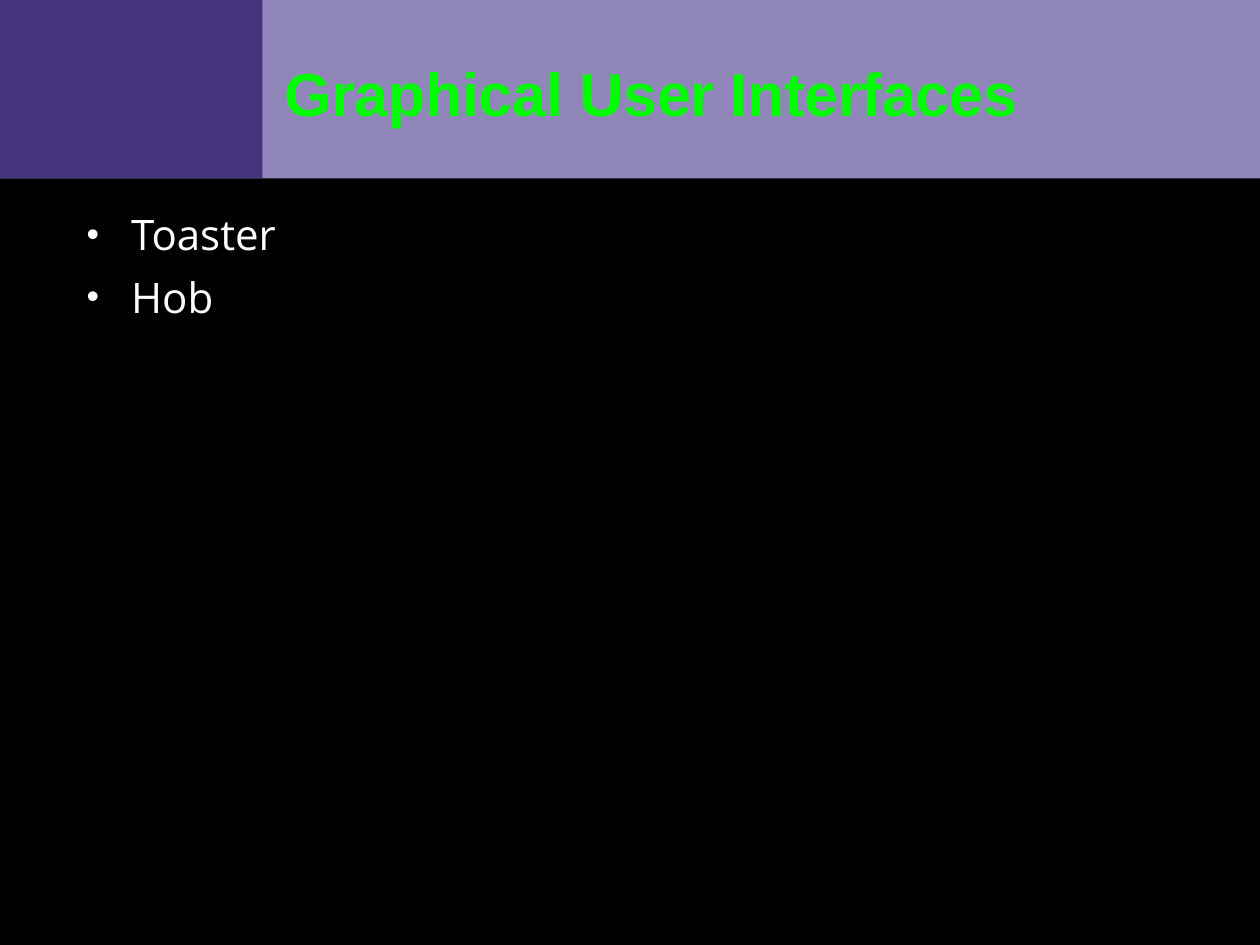
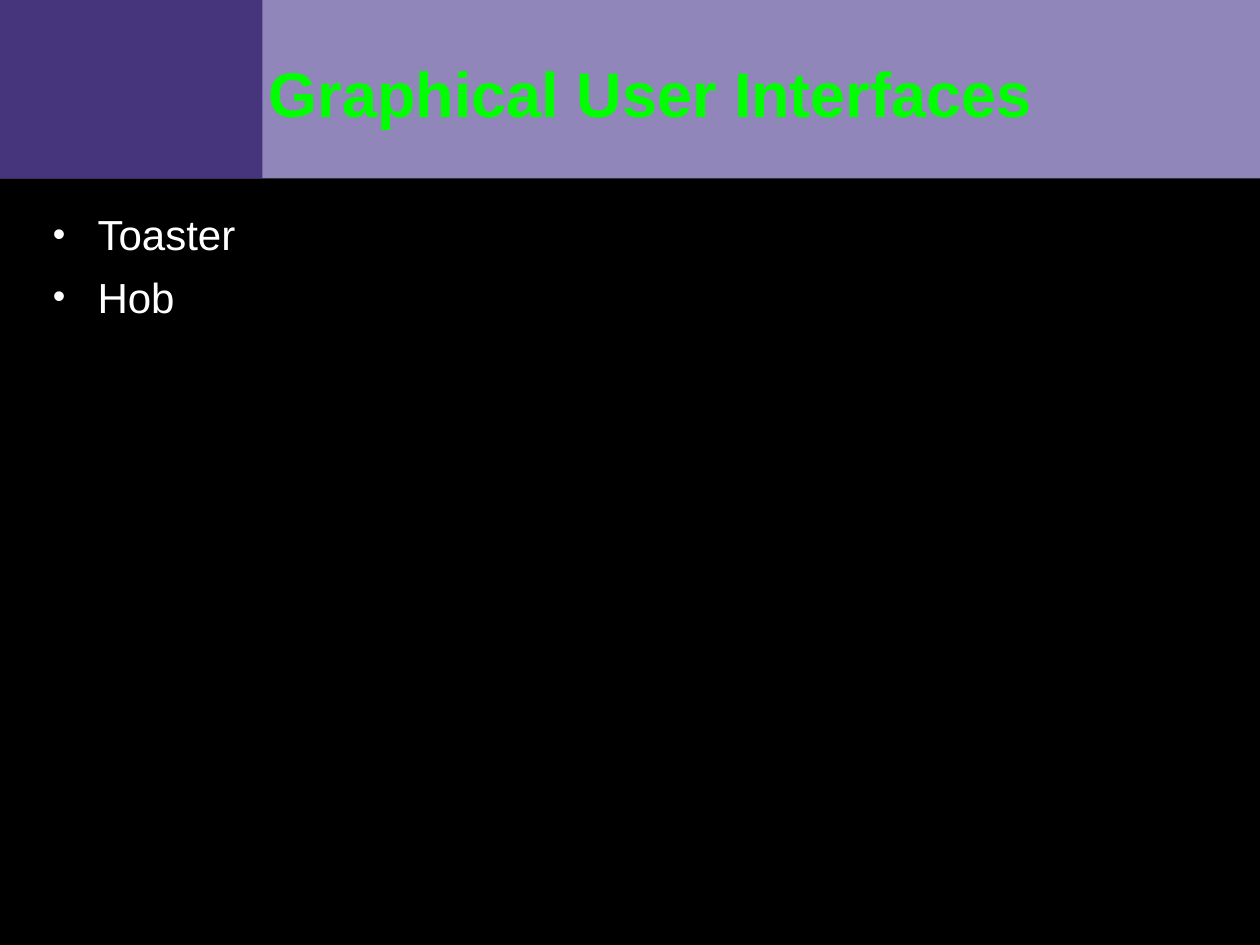
Before and after one commit to VCTLabs/scale13x-presentations, a slide deck: slide 12 of yocto_scale_handout.odp. Drawn at 1260x945 pixels with LibreOffice and Linux fonts; fonts in the diff are those of the drawing; background and template pictures are left out. Boxes give left, top, right and bottom in pixels: in the first picture for what was removed or moved away, otherwise in the second. Text is boxed around its words. In the diff, an @@ line names an element or a change of style, - is before the commit and + after.

```diff
--- a/yocto_scale_handout.odp
+++ b/yocto_scale_handout.odp
@@ title "Graphical User Interfaces" at (269, 71, 1031, 128): size 34.6 to 36 pt @@
@@ text "Toaster": place and size @@
-text "Toaster" at (131, 220, 276, 314)
+text "Toaster" at (98, 221, 236, 314)
@@ text "Toaster" at (98, 221, 236, 314): font Open Sans to Arial @@
```
Also in this commit, not shown: 10 other slides changed.
